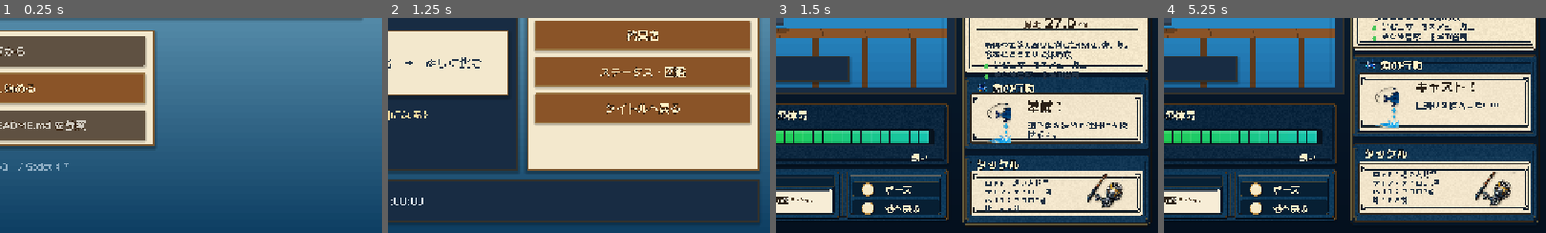
Above: before the commit, frames 1-4 (left to right).
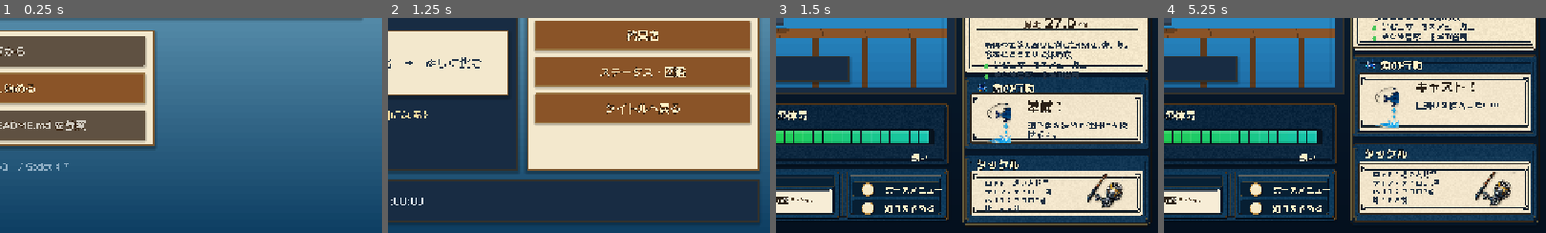
Above: after the commit, the same moments.

Repository: RYUKOU-OKUMURA/tsuri_quest_umi_mvp
Game: Godot game, scene res://scenes/main.tscn
Same seed, same stepped clock (60 frames per second), same inputs: the game is played once before the commit and once after it.
Inputs (mouse positions are % of the whole screen's width and height, from its top left):
- Up to frame 1 (0.25 s): no input
- Up to frame 2 (1.25 s): click "ゲームを始める" at 0.5 s
- Up to frame 3 (1.5 s): click "釣り場へ向かう" at 1.25 s
- Up to frame 4 (5.25 s): click "通常魚を狙う" at 2 s; click "通常魚を狙う" at 2.75 s; click "通常魚を狙う" at 3.5 s; tap Enter at 4.25 s; move the mouse to (37, 84) at 4.27 s; tap Shift at 4.35 s; click (37, 84) at 4.42 s; tap Space at 4.52, 5 s; move the mouse to (30, 55) at 5.02 s; tap E at 5.1 s; click (30, 55) at 5.17 s
The pictures show only the part of the screen within x 50-100%, y 50-100%; the shares and areas given below are measured in that part.

Frames 1-2 are identical in both runs. In frame 3, 0.3% of the frame differs, in the area x 28-44%, y 78-91%; in frame 4, 0.3%.

Commit message:
Match underwater HUD menu copy

Diff:
--- a/src/ui/components/fight_hud.gd
+++ b/src/ui/components/fight_hud.gd
@@ -242,11 +242,11 @@
 
 	_draw_panel(menu, Color("#0b355f"), Color("#08213c"), Palette.GOLD)
 	if _hud_frame != null:
-		_draw_menu_row(font, menu.position + Vector2(38.0, menu.size.y * 0.42), "+", "ポーズ")
-		_draw_menu_row(font, menu.position + Vector2(38.0, menu.size.y * 0.78), "-", "港へ戻る")
-	else:
-		_draw_key_row(font, menu.position + Vector2(22.0, menu.size.y * 0.42), "+", "ポーズ")
-		_draw_key_row(font, menu.position + Vector2(22.0, menu.size.y * 0.78), "-", "港へ戻る")
+		_draw_menu_row(font, menu.position + Vector2(38.0, menu.size.y * 0.42), "+", "ポーズメニュー")
+		_draw_menu_row(font, menu.position + Vector2(38.0, menu.size.y * 0.78), "-", "釣りをやめる")
+	else:
+		_draw_key_row(font, menu.position + Vector2(22.0, menu.size.y * 0.42), "+", "ポーズメニュー")
+		_draw_key_row(font, menu.position + Vector2(22.0, menu.size.y * 0.78), "-", "釣りをやめる")
 
 
 func _draw_segment_gauge(rect: Rect2, ratio: float, safe_min: float, safe_max: float, warm: bool) -> void:
@@ -426,7 +426,8 @@
 	var key_size := 15
 	var key_w := font.get_string_size(key, HORIZONTAL_ALIGNMENT_LEFT, -1, key_size).x
 	_draw_text(font, key, key_rect.position + Vector2((key_rect.size.x - key_w) * 0.5, 17.0), key_size, Color.WHITE, 1)
-	_draw_text(font, label, pos + Vector2(key_rect.size.x + 8.0, 3.0), 16, Color("#2b2117") if key != "+" and key != "-" else Palette.TEXT_BONE, 0 if key != "+" and key != "-" else 2)
+	var label_size := 14 if label.length() >= 6 else 16
+	_draw_text(font, label, pos + Vector2(key_rect.size.x + 8.0, 3.0), label_size, Color("#2b2117") if key != "+" and key != "-" else Palette.TEXT_BONE, 0 if key != "+" and key != "-" else 2)
 
 
 func _draw_menu_row(font: Font, pos: Vector2, key: String, label: String) -> void:
@@ -438,7 +439,8 @@
 	var key_size := 16
 	var key_w := font.get_string_size(key, HORIZONTAL_ALIGNMENT_LEFT, -1, key_size).x
 	_draw_text(font, key, Vector2(center.x - key_w * 0.5, center.y + 5.0), key_size, Color("#2b2117"), 0)
-	_draw_text(font, label, pos + Vector2(28.0, 4.0), 15, Palette.TEXT_BONE, 1)
+	var label_size := 14 if label.length() >= 6 else 15
+	_draw_text(font, label, pos + Vector2(28.0, 4.0), label_size, Palette.TEXT_BONE, 1)
 
 
 func _compact_control_note(note: String) -> String:
Not shown, changed: design-qa.md
Not shown, changed: docs/11_underwater_fight_showcase.md
Not shown, changed: tools/build_fight_hud_static_compare.py
